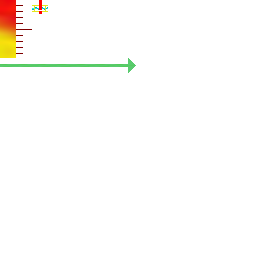
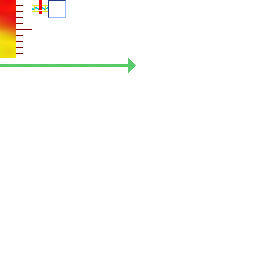
Two versions of the same layered image (w=256, h=256). Layer-by-layer changes:
added layer "slotselect" above "Layer 3" over [48,0,66,18]
